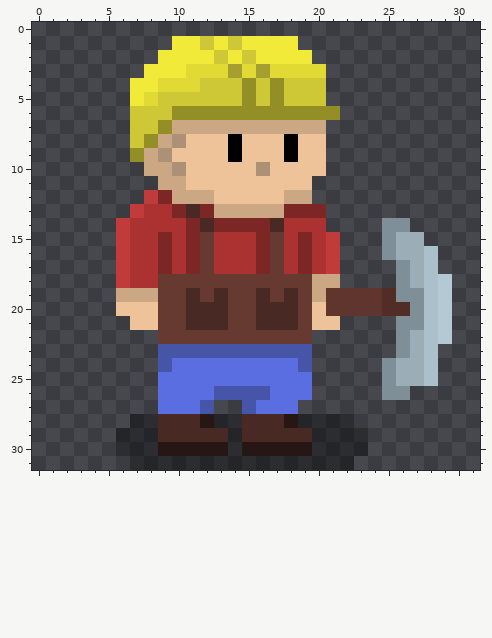
One commit to this pixel-art sprite: Assets/Graphics/Player/Miner3Idle1.png. The picture above was drawn from the file before the commit.
The file is 32x32 pixels. Colours within 5 levels of each other are drawn and written as one.
After:
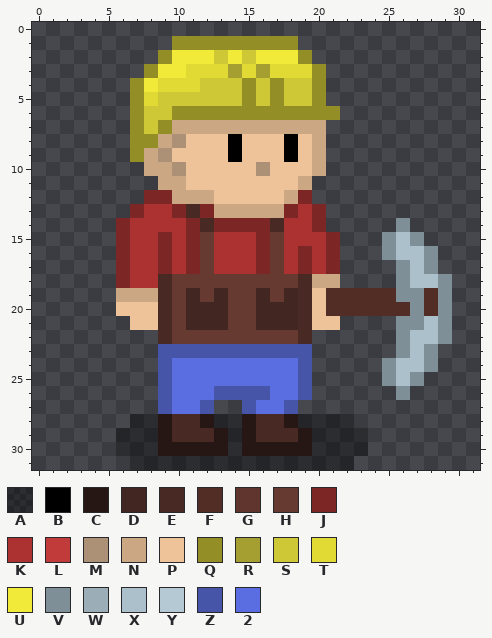
Palette (. is transparent): A #00000060  B #000000  C #271714  D #412621  E #492923  F #522d26  G #5f352d  H #663931  J #7d2626  K #ac3232  L #c23b3b  M #ad9176  N #cba784  P #eec39a  Q #938e26  R #a49f30  S #cfc836  T #e1d934  U #f2ea38  V #7f8f97  W #9badb7  X #abc0cb  Y #b5c9d4  Z #4755a9  2 #5b6ee1
Difference:
y 1: x 10..18 UUSUSUUUU -> QQQQQQQQQ
y 2: x 9 U -> Q; x 19 U -> Q
y 3: x 8 U -> Q; x 20 T -> Q
y 4..5: x 7 U -> Q; x 20 S -> Q
y 6..7: x 7 S -> Q
y 8: x 7 S -> Q; x 20 P -> N
y 9..10: x 20 P -> N
y 11: x 19 P -> N
y 12: x 8 L -> J; x 19 N -> J
y 13: x 7 L -> J; x 19 J -> K
y 14: x 6 L -> J; x 20 K -> J; x 25 V -> .
y 15: x 6 L -> J; x 19 J -> K; x 21 L -> J; x 26..27 WW -> XV
y 16: x 6 L -> J; x 21 L -> J; x 26..28 WWX -> XXV
y 17: x 6 L -> J; x 21 L -> J; x 27..28 WX -> XV
y 18: x 6 L -> J; x 9 H -> E; x 19 H -> E; x 27 W -> X; x 29 Y -> V
y 19: x 9 H -> E; x 11 E -> D; x 13 E -> D; x 16 E -> D; x 18..24 EHNGGGG -> DEPFFFF; x 28..29 XY -> FV
y 20: x 9 H -> E; x 11..13 EEE -> DDD; x 16..19 EEEH -> DDDE; x 21..24 GGGG -> FFFF; x 28..29 XY -> FV
y 21: x 9 H -> E; x 11..13 EEE -> DDD; x 16..19 EEEH -> DDDE; x 29 Y -> V
y 22: x 9 H -> E; x 19 H -> E; x 27 W -> X; x 29 Y -> V
y 23: x 27..28 WX -> XV
y 24: x 26..28 WWX -> XXV
y 25: x 9 2 -> Z; x 19 2 -> Z; x 26..28 WWX -> XV.
y 26: x 9 2 -> Z; x 19 2 -> Z; x 25 V -> .
y 27: x 9 2 -> Z; x 18 2 -> Z
y 28: x 9 E -> C; x 15 E -> C
y 29: x 9 E -> C; x 13 E -> C; x 15 E -> C; x 19 E -> C
Boxes around the changes in both pictures, in picture pixels (x1, y1, x2, y2):
changed: (116, 36, 452, 442)
